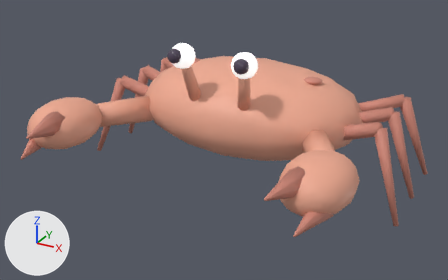
An edit to the glTF model assets/models/mob_crab.glb, drawn before and after from the same camera.
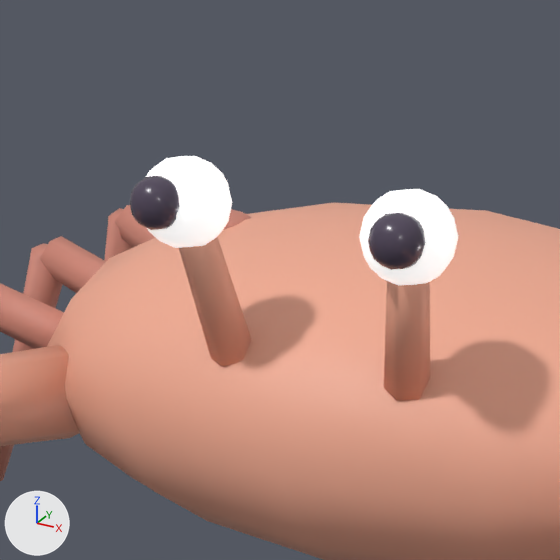
There are two pictures of each version: one whole from a camera (50 mm lens) standing at (1.349, -2.708, 1.496) and looking at (0.024, -0.3, 0.292), one close up on the part from 29% to 64% of the width and 0% to 55% of the height. Arrows for +X, +Y and +Z are at lower left; the lights stay in place. The last two pictures show the newer version.

Names of what the first close-up shows: 'arm-1', 'eye-1', 'eye1', 'leg-10_a', 'leg-11_a', 'leg-11_b', 'leg-12_a', 'pupil-1', 'pupil1', 'shell', 'stalk-1', 'stalk1' and 2 more.
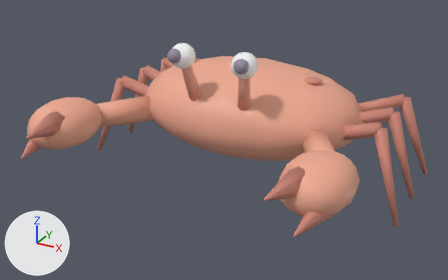
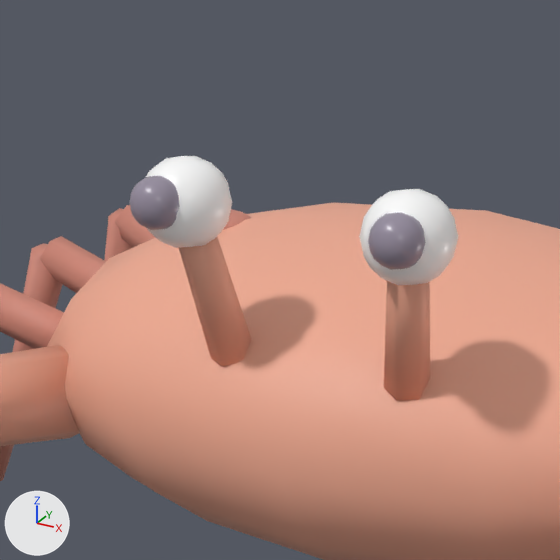
Edits to the bpy script that builds the scene:
```text
Change mat_m_white:
    remove mat_m_white.emission_strength = 0.6
Change mat_m_eye:
    mat_m_eye.base_color: (0.08, 0.06, 0.1) -> (0.31, 0.27, 0.35)  # greyish purple #504559 -> grey #978ea0
```

Changed parts and their boxes (x1, y1, x2, y2) in the close-ups (560 x 560 px):
'eye-1', surface changed (darker): (146, 156, 232, 248) in both
'eye1', surface changed (darker): (359, 189, 458, 285) in both
'pupil1', recoloured (lighter): (368, 212, 426, 270) in both
'pupil-1', recoloured (lighter): (129, 176, 179, 230) in both
